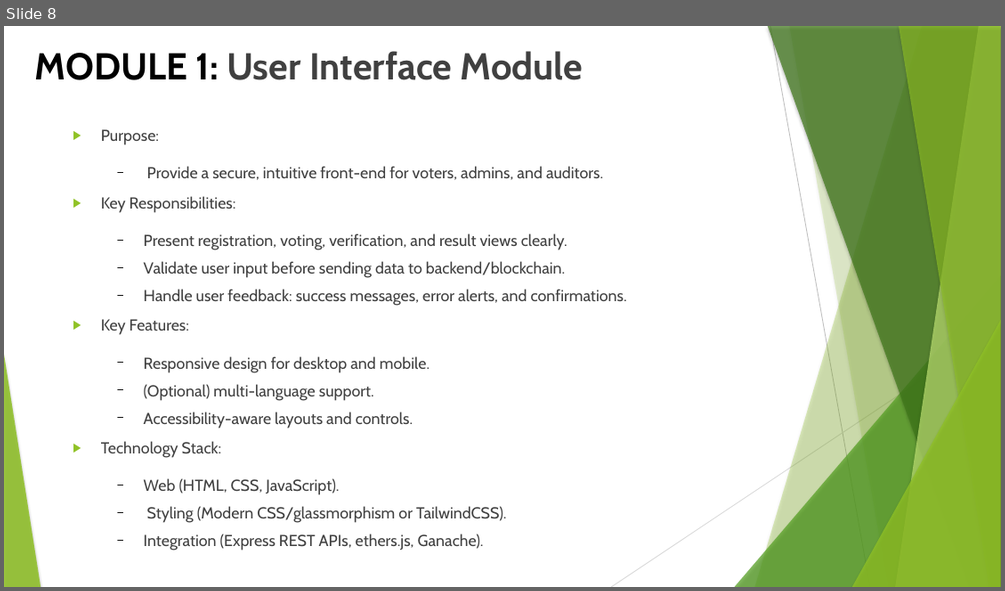
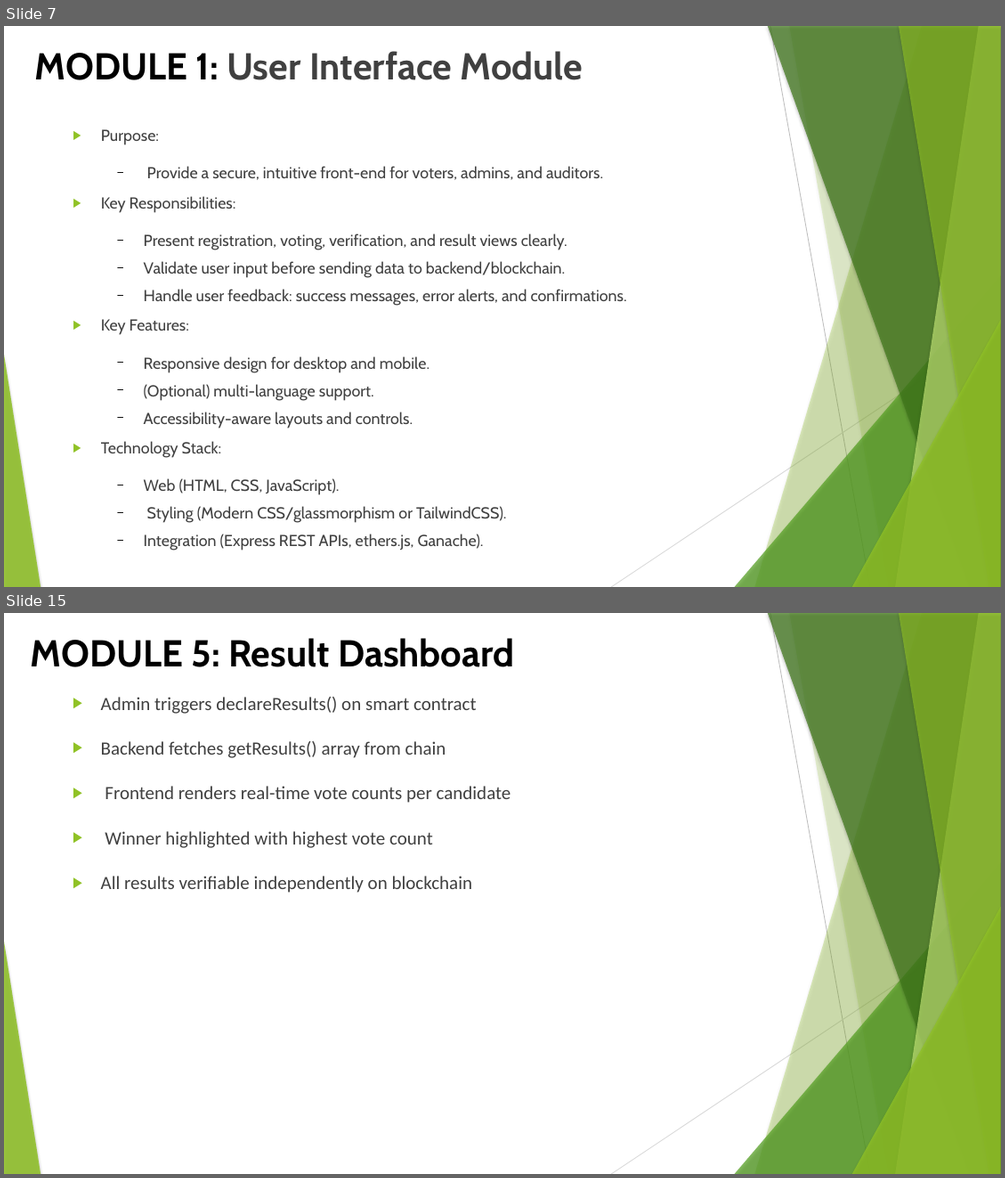
Before and after one commit to SridharanThangaraji/blockchain-voting, a slide deck: docs/blockchain-voting-review-II.pptx. Shown one above the other, each under a label of ours: slide 8 before the commit, slides 7 and 15 after it; the slides between them are not shown. The pictures are 1005x591 and 1005x1178 pixels, drawn with LibreOffice and Linux fonts; fonts in the diff are those of the drawing. Boxes give left, top, right and bottom in pixels: in the first picture for what was removed or moved away, otherwise in the second. Text is boxed around its words. In the diff, an @@ line names an element or a change of style, - is before the commit and + after.

```diff
--- a/docs/blockchain-voting-review-II.pptx
+++ b/docs/blockchain-voting-review-II.pptx
@@ slide 15 added at (4, 613, 1001, 1174), background #FFFFFF; not listed: 10 template elements that a slide beside it also shows @@
@@ title added at (30, 638, 514, 667), 36 pt, text #000000, bold @@
+MODULE 5: Result Dashboard
@@ text added at (101, 697, 511, 892), 18 pt, text #404040 @@
+▶ Admin triggers declareResults() on smart contract
+▶ Backend fetches getResults() array from chain
+▶ Frontend renders real-time vote counts per candidate
+▶ Winner highlighted with highest vote count
+▶ All results verifiable independently on blockchain
@@ what was slide 8 is now slide 7 @@
```
Also in this commit, not shown: 7 other slides changed, 9 other slides added, 7 slides removed, 1 other file.
